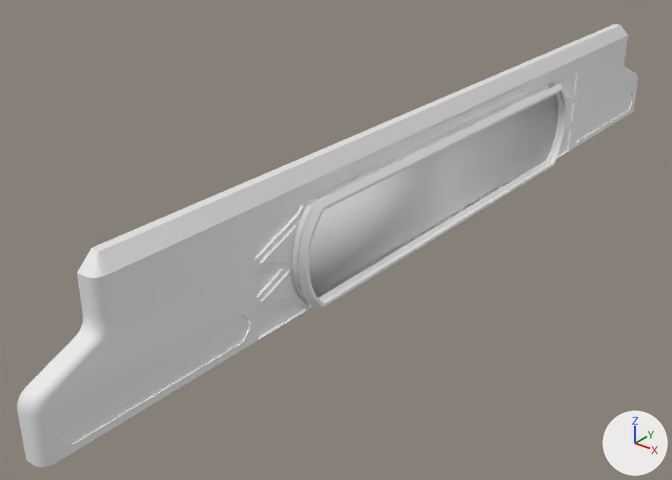
The FBX model Robbin' Good/Assets/Ryan/Models/Map/Cargo/Cargo loading door.fbx, before and after one commit.
Rendered twice from a 50 mm lens placed at (171.9, -189.2, 62.0), pointed at (92.0, -89.4, 0.1). Lighting does not change. The marker at lower right points along +X, +Y and +Z. Where no turn or scale is listed for an object, it has been applied to the vertices.

Names of what the first picture shows: 'steun pilaar muur.006'.
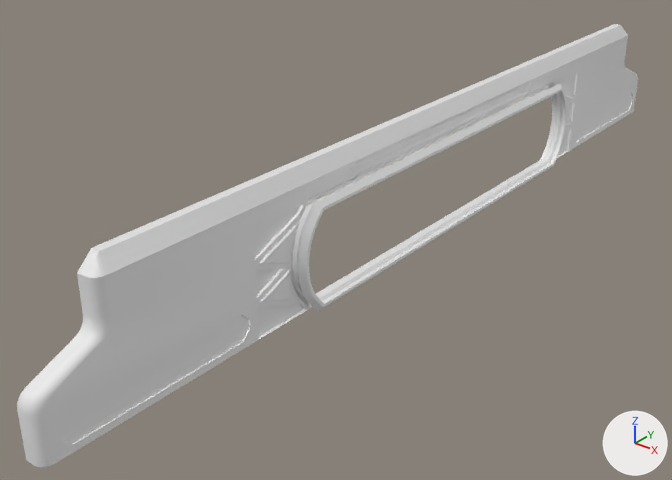
Pixel boxes [x1, y1, x2, y2] of what changed, in the pictures (672 x 480 px):
part 1 of me_plane_002, cut back: before [309, 95, 558, 301]; after [318, 160, 550, 301]

Edits to the bpy script that builds the scene:
```text
Change me_plane_002:
    used by ob_steun_pilaar_muur_006; location = (102.9, -74.5, 0.0)
    remove me_plane_002.from_pydata(...)  # 619 vertices, 596 faces; spans x -3.0..3.0, y -75.0..75.0, z 0.0..20.0
    add me_plane_002.from_pydata(...)  # 610 vertices, 576 faces; spans x -3.0..3.0, y -75.0..75.0, z 0.0..20.0
    me_plane_002 part 1
    9 vertices are removed from x 0.0, y 0.0, z 2.0..13.0
    24 faces are deleted
    1 vertex moves within x 0.0, y 0.0, z 2.0
    4 new faces join them
```
